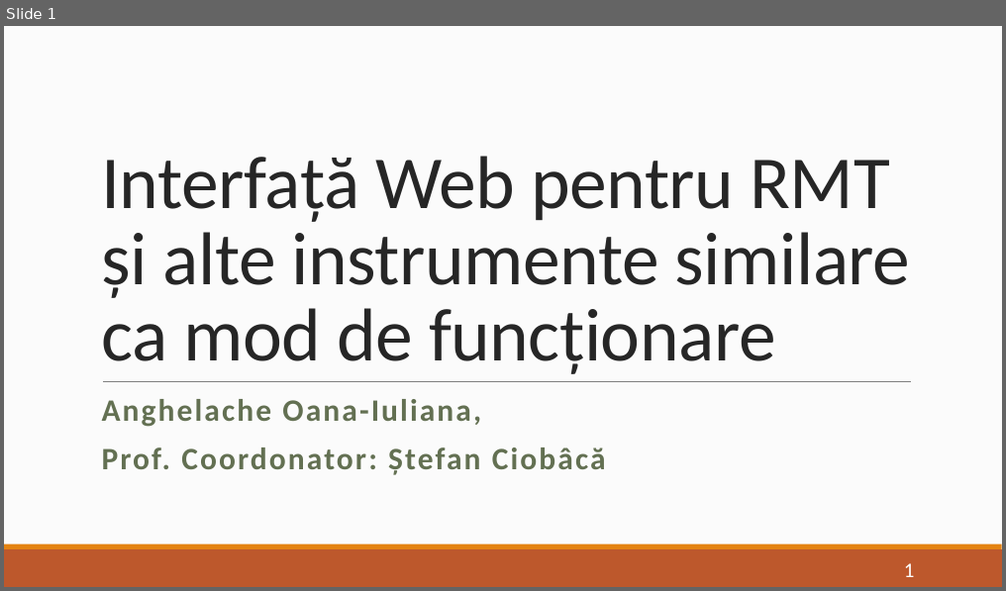
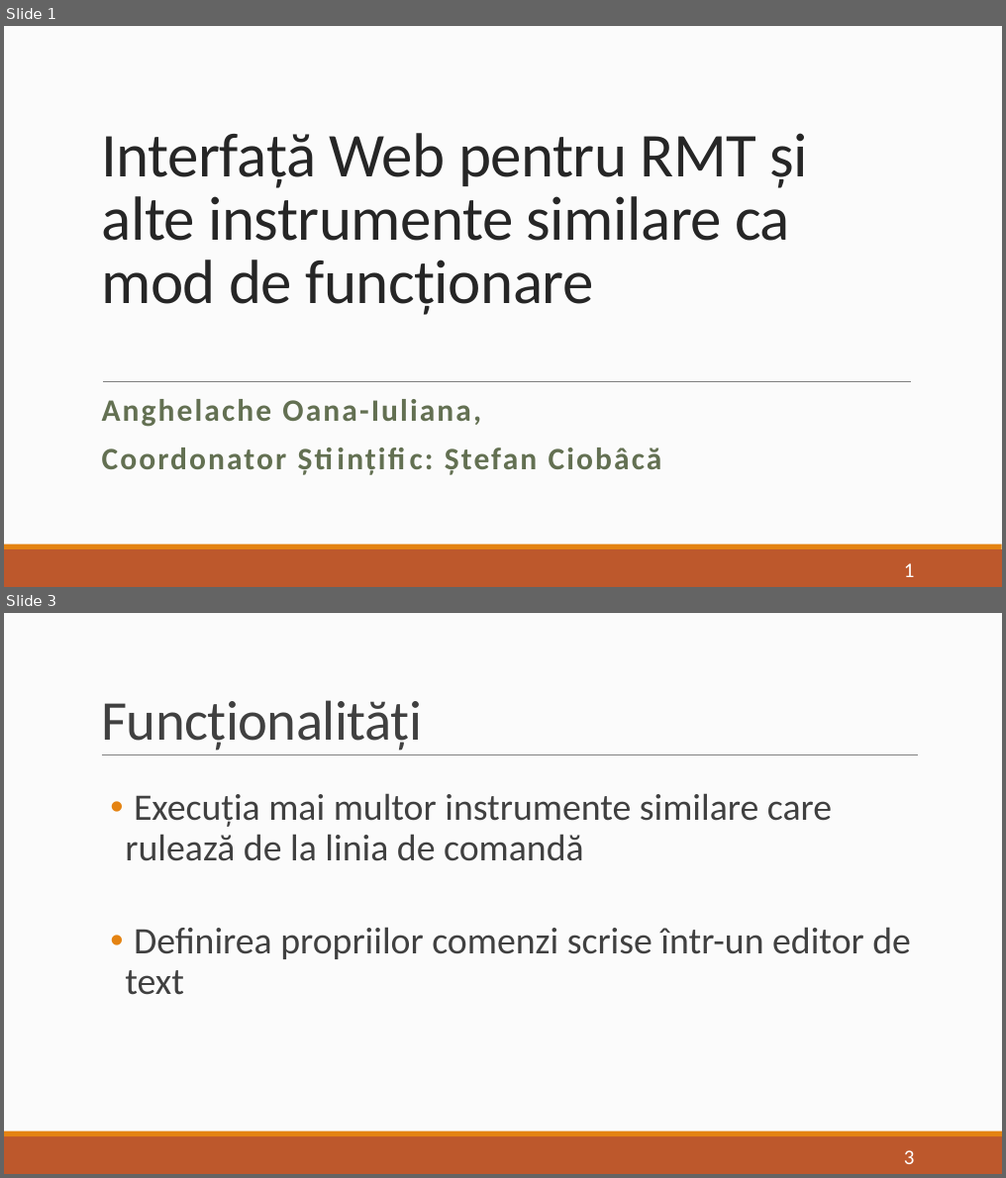
Before and after one commit to oana-a/Licenta2017, a slide deck: Licenta2017AnghelacheOana-Iuliana/Prezentare.pptx. Shown one above the other, each under a label of ours: slide 1 before the commit, slides 1 and 3 after it; the slides between them are not shown. The pictures are 1006x591 and 1006x1178 pixels, drawn with LibreOffice and Linux fonts; fonts in the diff are those of the drawing. Boxes give left, top, right and bottom in pixels: in the first picture for what was removed or moved away, otherwise in the second. Text is boxed around its words. In the diff, an @@ line names an element or a change of style, - is before the commit and + after.

```diff
--- a/Licenta2017AnghelacheOana-Iuliana/Prezentare.pptx
+++ b/Licenta2017AnghelacheOana-Iuliana/Prezentare.pptx
@@ slide 3 added at (4,613,1002,1174), background #FCFCFC; not listed: 2 template elements that a slide beside it also shows @@
@@ title added at (101,700,422,751), 54 pt, text #404040 @@
+Funcționalități
@@ line added from (102, 756) to (918, 756), #808080 0.5 pt @@
@@ text added at (125,793,911,995), 36 pt, text #404040 @@
+  • Execuția mai multor instrumente similare care rulează de la linia de comandă
+  • Definirea propriilor comenzi scrise într-un editor de text
@@ page number added at (904,1151,915,1164), 20 pt, text #FFFFFF @@
+3
@@ slide 1 changed as well @@
@@ title "Interfață Web pentru RMT și ...": place and size @@
-title "Interfață Web pentru RMT și ..." at (101,156,910,374)
+title "Interfață Web pentru RMT și ..." at (102,133,808,315)
@@ title "Interfață Web pentru RMT și ..." at (102,133,808,315): size 72 to 60 pt @@
@@ subtitle at (102,448,662,475): text changed @@
-Prof. Coordonator: Ștefan Ciobâcă
+Coordonator Științific: Ștefan Ciobâcă
```
Also in this commit, not shown: 7 other slides added, 1 slide removed.
